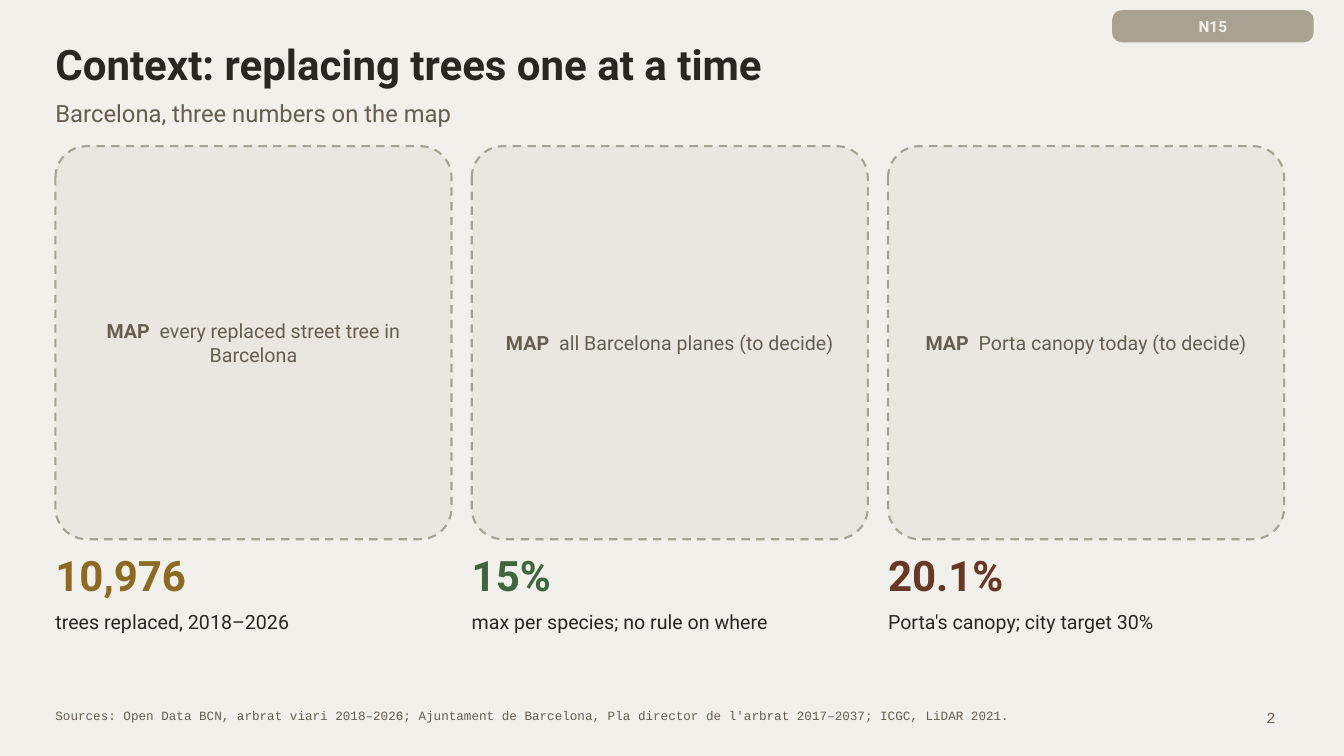
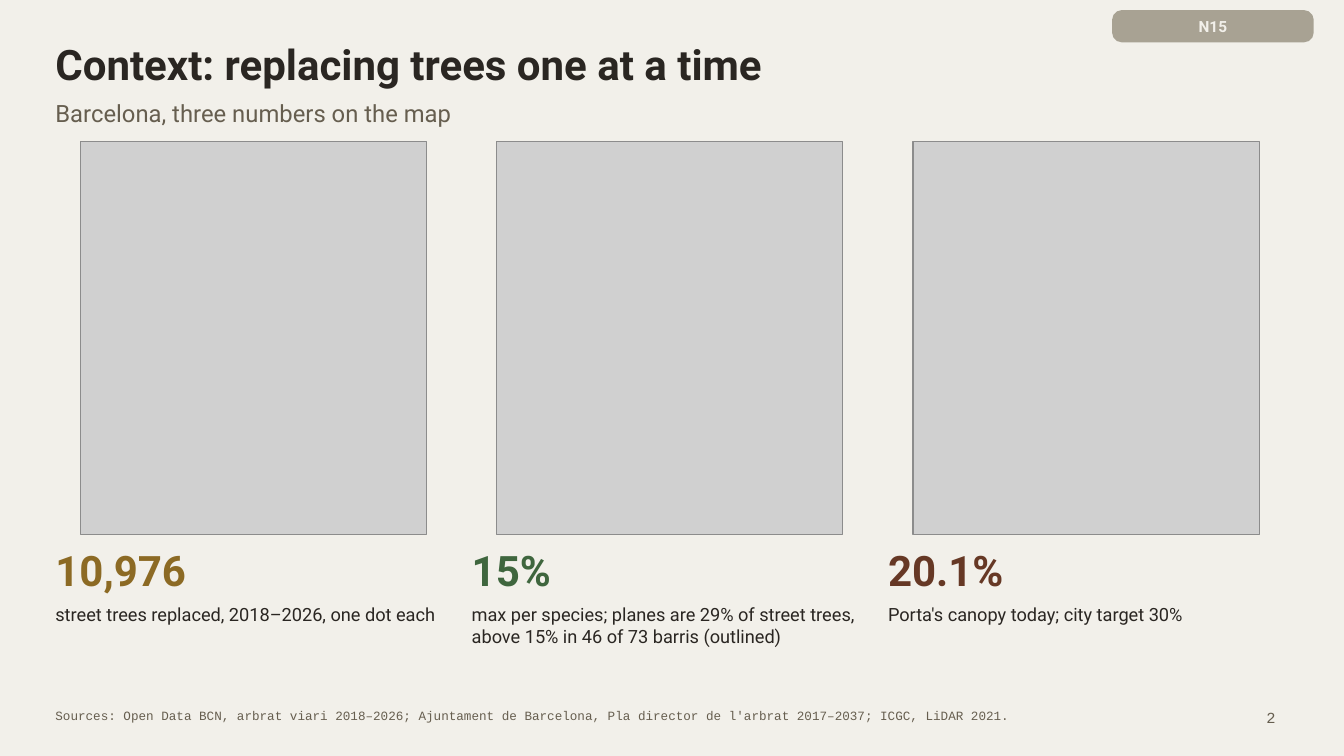
Before and after one commit to giofox96/shade-and-sponge, a slide deck: slide 2 of slides/final/shade_and_sponge_final_new.pptx. Drawn at 1344x756 pixels with LibreOffice and Linux fonts; fonts in the diff are those of the drawing; grey boxes stand for pictures. Boxes give left, top, right and bottom in pixels: in the first picture for what was removed or moved away, otherwise in the second. Text is boxed around its words. In the diff, an @@ line names an element or a change of style, - is before the commit and + after.

```diff
--- a/slides/final/shade_and_sponge_final_new.pptx
+++ b/slides/final/shade_and_sponge_final_new.pptx
@@ rounded rectangle removed at (55, 146, 452, 539) @@
@@ picture added at (81, 141, 426, 534) @@
@@ rounded rectangle removed at (472, 146, 868, 539) @@
@@ picture added at (497, 141, 843, 534) @@
@@ rounded rectangle removed at (888, 146, 1285, 539) @@
@@ picture added at (913, 141, 1259, 534) @@
@@ text removed at (107, 323, 400, 362) @@
-MAP every replaced street tree in Barcelona
@@ text removed at (506, 334, 833, 354) @@
-MAP all Barcelona planes (to decide)
@@ text removed at (926, 334, 1246, 354) @@
-MAP Porta canopy today (to decide)
@@ text at (55, 607, 435, 625): text changed; size 14 to 13 pt @@
-trees replaced, 2018–2026
+street trees replaced, 2018–2026, one dot each
@@ text at (472, 607, 854, 647): text changed; size 14 to 13 pt @@
-max per species; no rule on where
+max per species; planes are 29% of street trees, above 15% in 46 of 73 barris (outlined)
@@ text at (888, 607, 1183, 625): text changed; size 14 to 13 pt @@
-Porta's canopy; city target 30%
+Porta's canopy today; city target 30%
```
Also in this commit, not shown: 5 other files.
